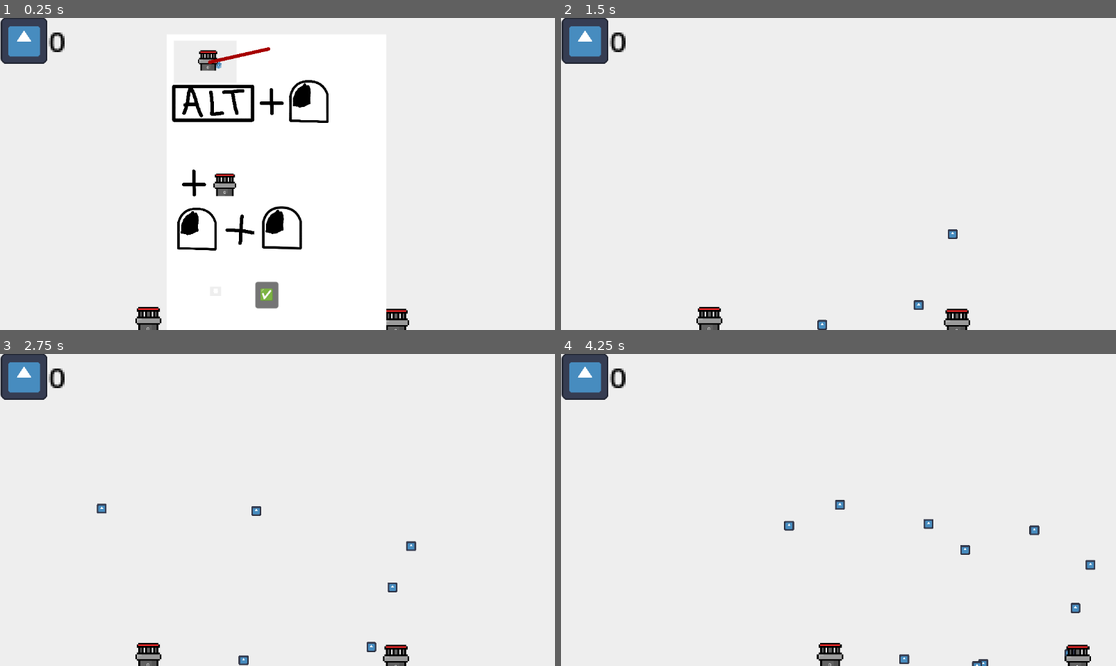
Above: before the commit, frames 1-4 (two rows, left to right).
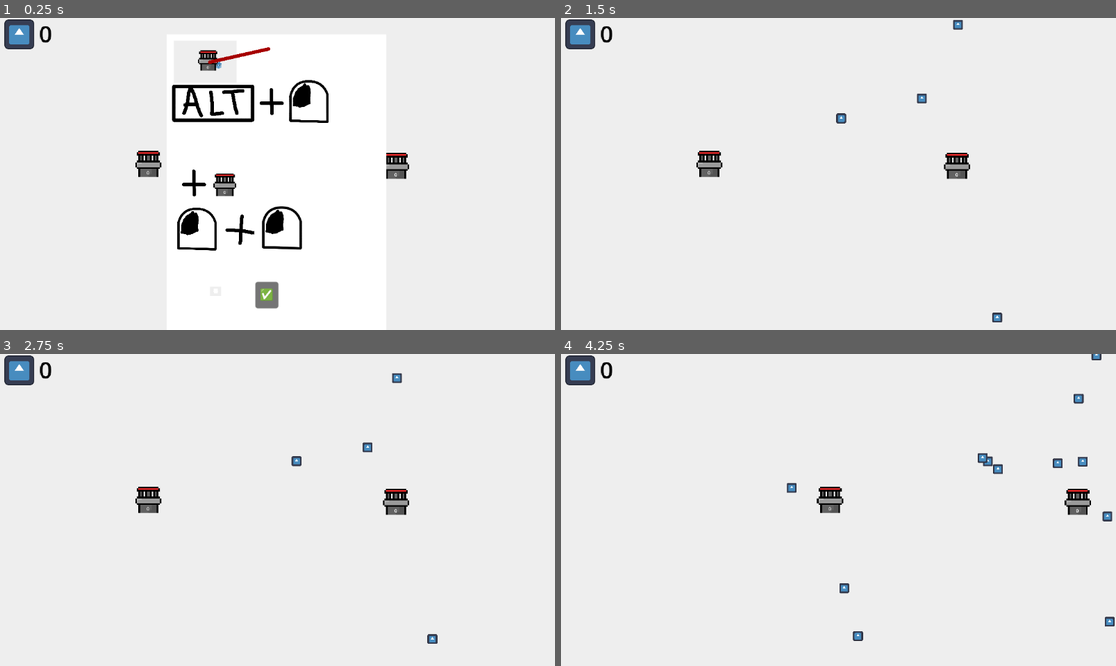
Above: after the commit, the same moments.

Repository: produced-demand/produced-demand
Game: Godot game, scene res://level.tscn
Same seed, same stepped clock (60 frames per second), same inputs: the game is played once before the commit and once after it. The engine's default icon, where the game draws it, is replaced by a stand-in: a white triangle on a blue panel in a dark square.
Inputs (mouse positions are in pixels of both pictures, inside the frame that each line leads up to):
- Up to frame 1 (0.25 s): no input
- Up to frame 2 (1.5 s): click "✅" at 0.5 s; move the mouse to (960, 158) at 1.27 s; click (960, 158) at 1.35 s
- Up to frame 3 (2.75 s): drag from (166, 525) to (394, 531) at 2.02 s
- Up to frame 4 (4.25 s): move the mouse to (894, 441) at 2.77 s; hold Left (camera_move_left) 2.78-3.5 s; click (894, 441) at 3.05 s; drag from (810, 572) to (1077, 531) at 3.52 s

The runs differ from the first frame. In frame 1, 2.3% of the frame differs, in the area x 0-74%, y 0-100%; in frame 2, 2.8%; in frame 3, 2.9%; in frame 4, 3.5%, in the area x 0-100%, y 0-100%.

Commit message:
Fix buses not stopping at stations or picking up people

Diff:
--- a/HUD.tscn
+++ b/HUD.tscn
@@ -65,8 +65,8 @@
 offset_bottom = 40.0
 
 [node name="ScoreIcon" type="Sprite2D" parent="Score"]
-position = Vector2(50, 47)
-scale = Vector2(0.757812, 0.757812)
+position = Vector2(40, 34)
+scale = Vector2(0.477812, 0.477812)
 texture = ExtResource("1_q3ry4")
 
 [node name="ScoreLabel" type="Label" parent="Score"]
@@ -76,13 +76,13 @@
 anchor_top = 0.002
 anchor_right = 0.136
 anchor_bottom = 0.037
-offset_left = 97.48
-offset_top = 0.92
-offset_right = 110.184
-offset_bottom = 21.52
-scale = Vector2(4.14529, 4.14529)
+offset_left = 77.48
+offset_top = -0.08
+offset_right = 98.56
+offset_bottom = 53.52
+scale = Vector2(1.18529, 1.18529)
 theme_override_colors/font_color = Color(0, 0, 0, 1)
-theme_override_font_sizes/font_size = 15
+theme_override_font_sizes/font_size = 40
 text = "0"
 
 [node name="Indicators" type="Control" parent="."]
--- a/level.tscn
+++ b/level.tscn
@@ -14,6 +14,7 @@
 script = ExtResource("4_d34ci")
 
 [node name="Areas" type="Node2D" parent="."]
+position = Vector2(12, -435)
 
 [node name="Area2D7" parent="Areas" instance=ExtResource("1_eo7to")]
 position = Vector2(-393, 432)
@@ -55,6 +56,7 @@
 script = ExtResource("5_lm6jf")
 
 [node name="Stations" type="Node2D" parent="."]
+position = Vector2(0, -324)
 script = ExtResource("2_bpb2d")
 
 [node name="Station2" parent="Stations" instance=ExtResource("3_6vms3")]
--- a/scripts/bus_movement.gd
+++ b/scripts/bus_movement.gd
@@ -33,7 +33,9 @@
 			if Time.get_ticks_msec() - time_arrived_at_station > wait_time:
 				# add new passengers
 				var new_occupants = current_station.get_people(get_open_seats(), route)
+				print("new occupants: ")
 				for occupant in new_occupants:
+					print("- " + str(occupant))
 					occupants.append(occupant)
 				update_occupants_label()
 				# leave
--- a/scripts/route_creation.gd
+++ b/scripts/route_creation.gd
@@ -97,6 +97,8 @@
 	var station_at_position = Stations.get_station_at_position(point_position)
 	if station_at_position:
 		point_position = station_at_position.global_position
+		current_route.add_station(station_at_position)
+		station_at_position.add_route(current_route)
 	elif is_last_point:
 		print("failed because is last point and there is no station")
 		return false
Not shown, changed: .to-do
